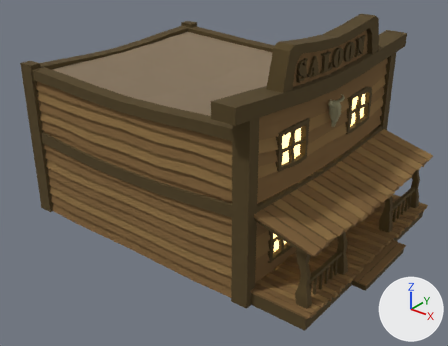
One commit to the glTF model public/models/buildings/office.glb: the scene before it, then after it.
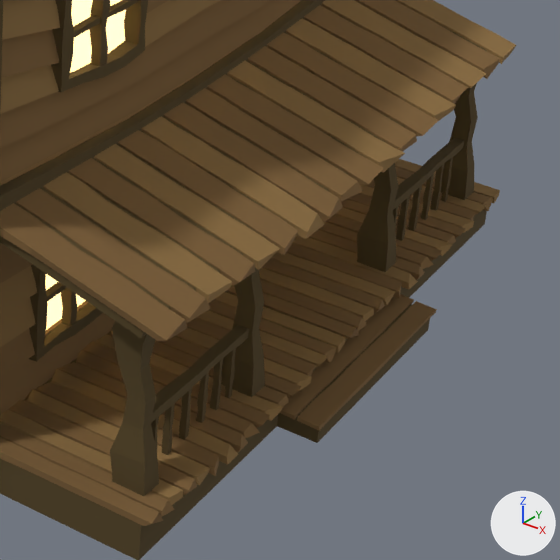
Old and new are each drawn whole from a 50 mm camera at (15.64, -15.82, 11.06) aimed at (3.69, -0.89, 1.8) and again close up on the part from 58% to 100% of the width and 41% to 95% of the height. The axes (+X, +Y, +Z) are drawn at lower right. The lights are the same throughout. The first two pictures are the older version. Where no turn or scale is listed for an object, it has been applied to the vertices.
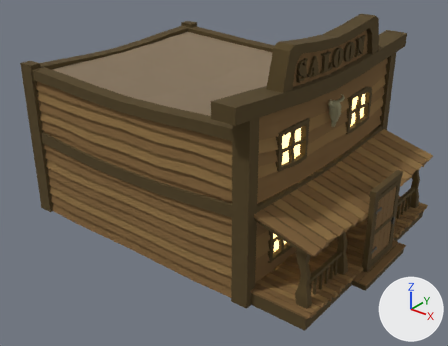
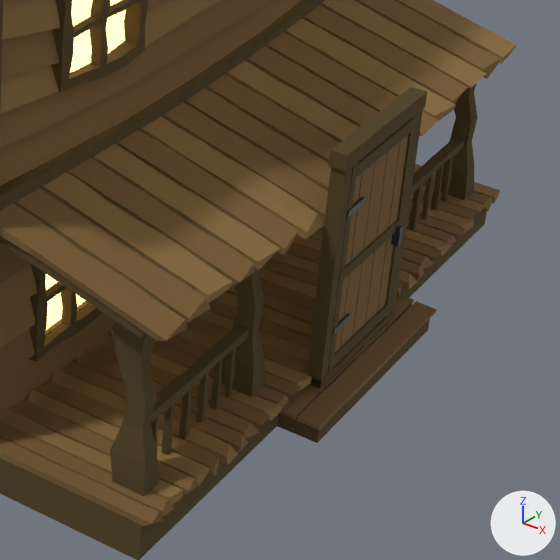
Boxes (x1, y1, x2, y2) around the edits, measured in the close-ups (560 x 560 px):
'DoorPanel', added: after (328, 114, 417, 374)
    faces in mat_woodbright2_002 (brown #7a5d35): (335, 121, 408, 352)
    faces in mat_wooddark_002 (brown #52411f): (328, 114, 417, 374)
    faces in mat_dooriron (dark grey #454545): (332, 197, 403, 335)
'DoorFrame', added: after (307, 87, 427, 389)

Patch to the scene script:
```diff
--- a/public/models/buildings/office.glb.py
+++ b/public/models/buildings/office.glb.py
@@ mat_dooriron @@
+mat_dooriron = principled_material('DoorIron')
+mat_dooriron.base_color = (0.06, 0.06, 0.06)  # dark grey #454545
+mat_dooriron.metallic = 0.7
+mat_dooriron.roughness = 0.55
@@ mat_doorinteriordark_001 @@
+mat_doorinteriordark_001 = principled_material('DoorInteriorDark.001')
+mat_doorinteriordark_001.base_color = (0.012, 0.008, 0.006)  # black #1d1612
+mat_doorinteriordark_001.roughness = 1.0
@@ me_doorpanel_001 @@
+me_doorpanel_001.from_pydata(...)  # 112 vertices, 168 faces; spans x -0.03..0.11, y 0.0..1.46, z 0.0..2.46
+# faces by material slot: [60, 72, 36]
+me_doorpanel_001.materials.append(mat_woodbright2_002)  # brown #7a5d35
+me_doorpanel_001.materials.append(mat_wooddark_002)  # brown #52411f
+me_doorpanel_001.materials.append(mat_dooriron)  # dark grey #454545
@@ me_doorframe @@
+me_doorframe.from_pydata(...)  # a box spanning x 9.06..9.22, y -0.88..-0.72, z 0.12..2.78, material slot 0; a box spanning x 9.06..9.22, y 0.72..0.88, z 0.12..2.78, material slot 0; a box spanning x 9.05..9.23, y -0.91..0.91, z 2.67..2.85, material slot 0; a box spanning x 9.05..9.23, y -0.88..0.88, z 0.14..0.22, material slot 0; a box spanning x 9.07..9.13, y -0.77..0.77, z 0.13..2.69, material slot 1
+me_doorframe.materials.append(mat_wooddark_002)  # brown #52411f
+me_doorframe.materials.append(mat_doorinteriordark_001)  # black #1d1612
@@ ob_doorpanel @@
+ob_doorpanel = bpy.data.objects.new('DoorPanel', me_doorpanel_001)
+ob_doorpanel.location = (9.17, -0.73, 0.2)
@@ ob_doorframe @@
+ob_doorframe = bpy.data.objects.new('DoorFrame', me_doorframe)
+ob_doorframe.location = (0.0, 0.0, 0.0)
```
